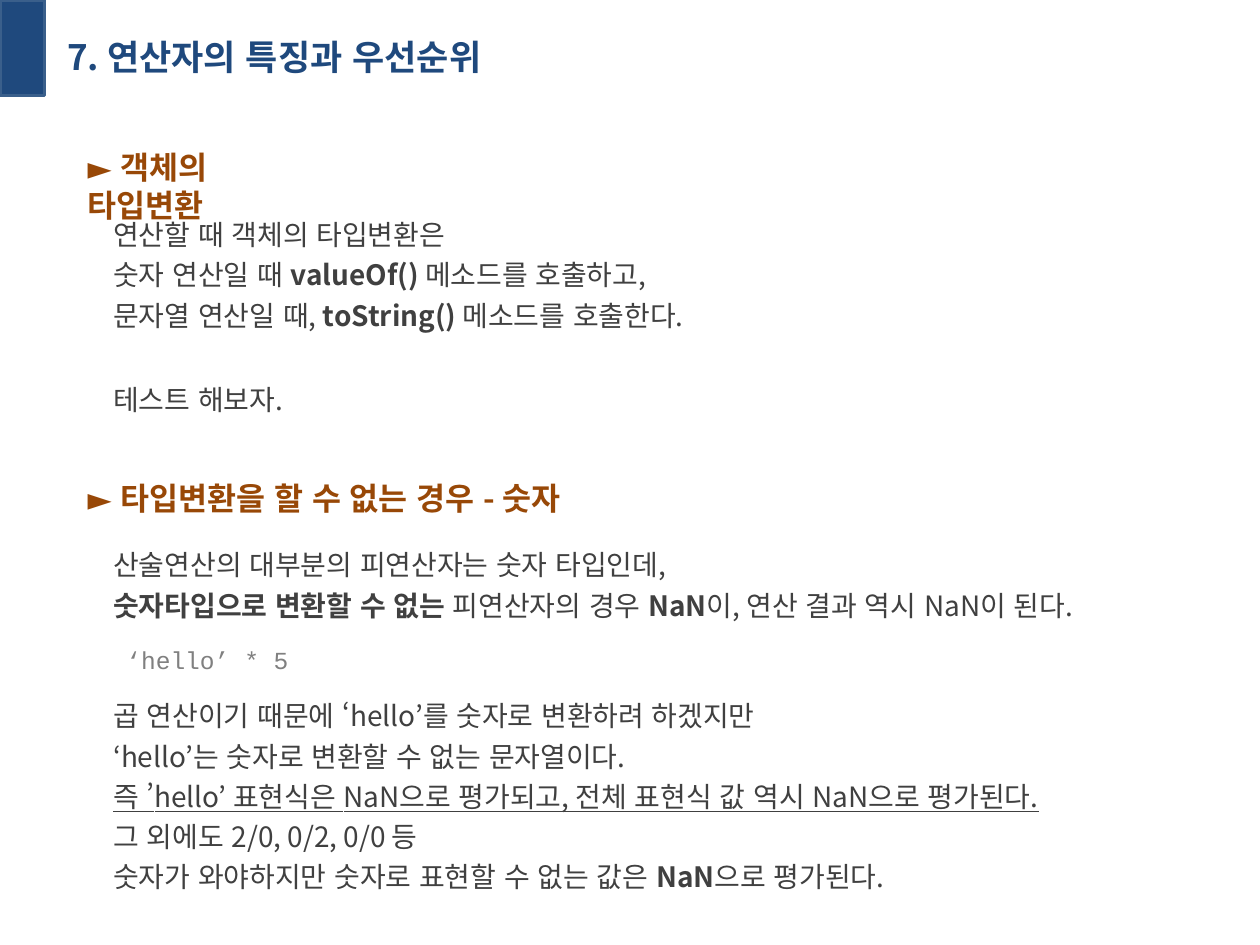
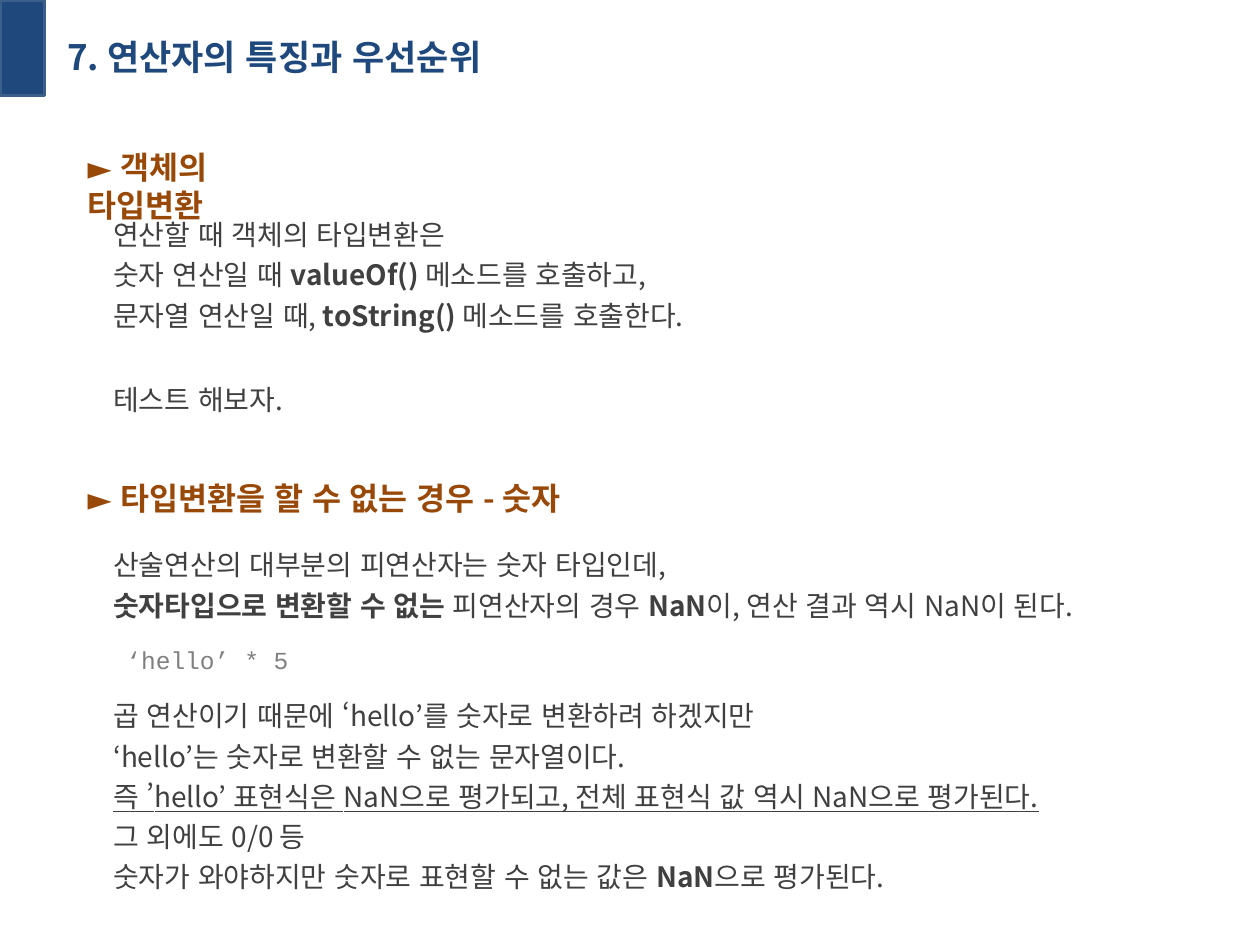
Before and after one commit to primrose201/studyspace, a slide deck: slide 9 of Javascript_Perfect_Guide/week02_c04.pptx. Drawn at 1260x945 pixels with LibreOffice and Linux fonts; fonts in the diff are those of the drawing. Boxes give left, top, right and bottom in pixels: in the first picture for what was removed or moved away, otherwise in the second. Text is boxed around its words. In the diff, an @@ line names an element or a change of style, - is before the commit and + after.

```diff
--- a/Javascript_Perfect_Guide/week02_c04.pptx
+++ b/Javascript_Perfect_Guide/week02_c04.pptx
@@ text at (x1=113, y1=824, x2=306, y2=852): text changed @@
-그 외에도 2/0, 0/2, 0/0 등
+그 외에도 0/0 등
```
Also in this commit, not shown: 1 other slide changed, 2 other files.
